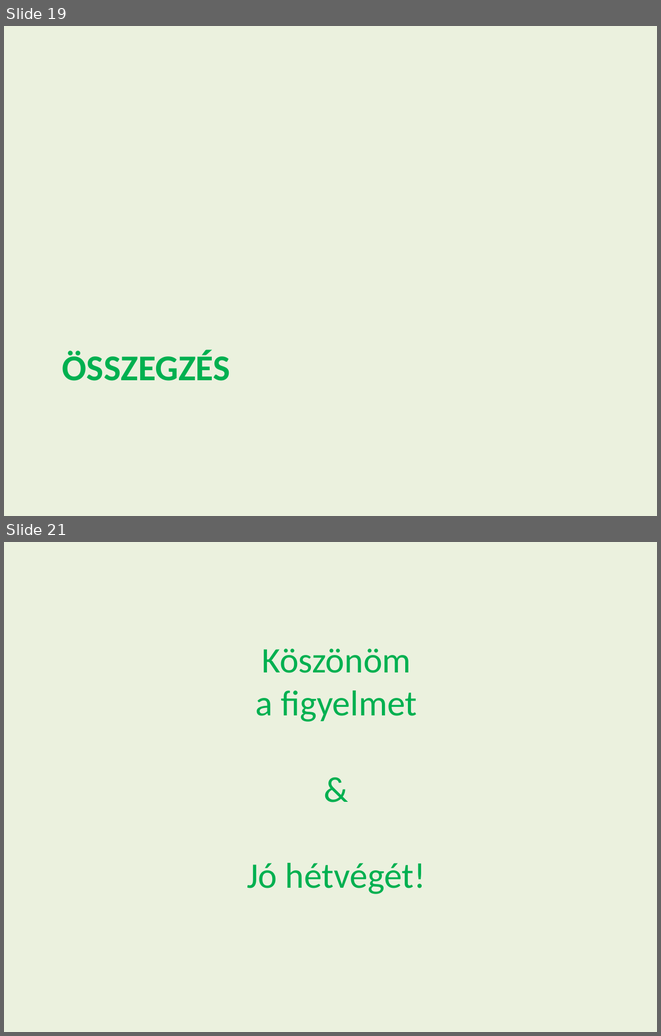
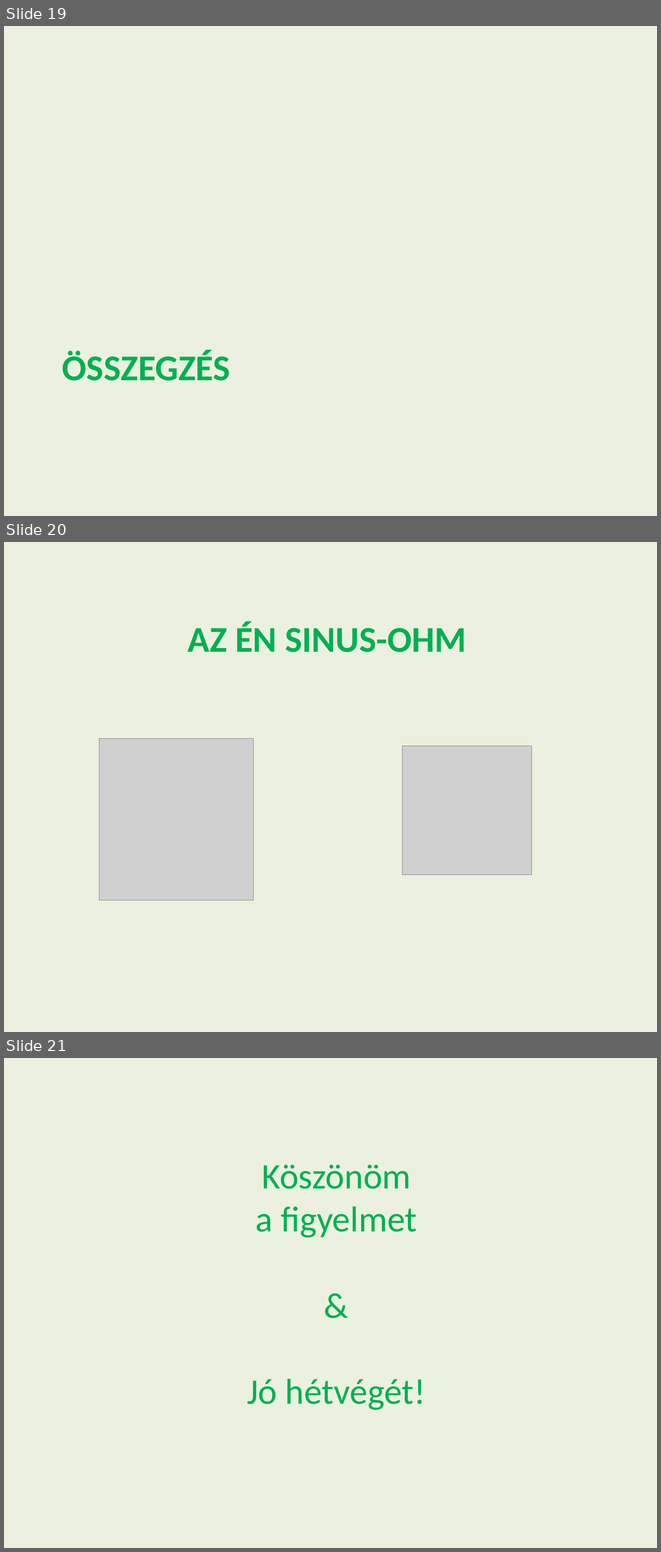
Before and after one commit to green-fox-academy/ZGyurki, a slide deck: week-04_ba/day-5/Első szponzor - week_4.pptx. Shown one above the other, each under a label of ours: slides 19 and 21 before the commit, slides 19, 20 and 21 after it; the slides between them are not shown. The pictures are 661x1036 and 661x1552 pixels, drawn with LibreOffice and Linux fonts; fonts in the diff are those of the drawing; grey boxes stand for pictures. Boxes give left, top, right and bottom in pixels: in the first picture for what was removed or moved away, otherwise in the second. Text is boxed around its words. In the diff, an @@ line names an element or a change of style, - is before the commit and + after.

```diff
--- a/week-04_ba/day-5/Első szponzor - week_4.pptx
+++ b/week-04_ba/day-5/Első szponzor - week_4.pptx
@@ slide 20 added at (4,542,657,1032), background #EBF1DE @@
@@ title added at (188,622,466,652), 40 pt, text #00B050, bold @@
+AZ ÉN SINUS-OHM
@@ picture added at (99,739,254,900) @@
@@ picture added at (403,746,531,875) @@
```
Also in this commit, not shown: 1 slide removed, 5 other files.
